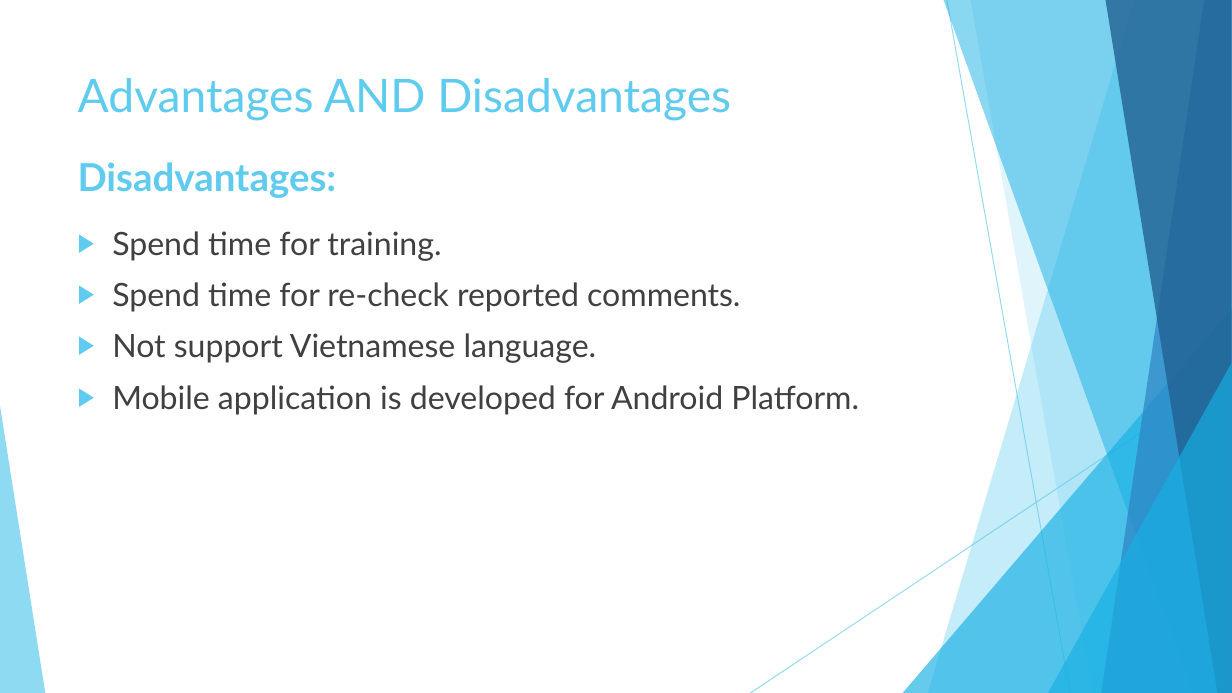
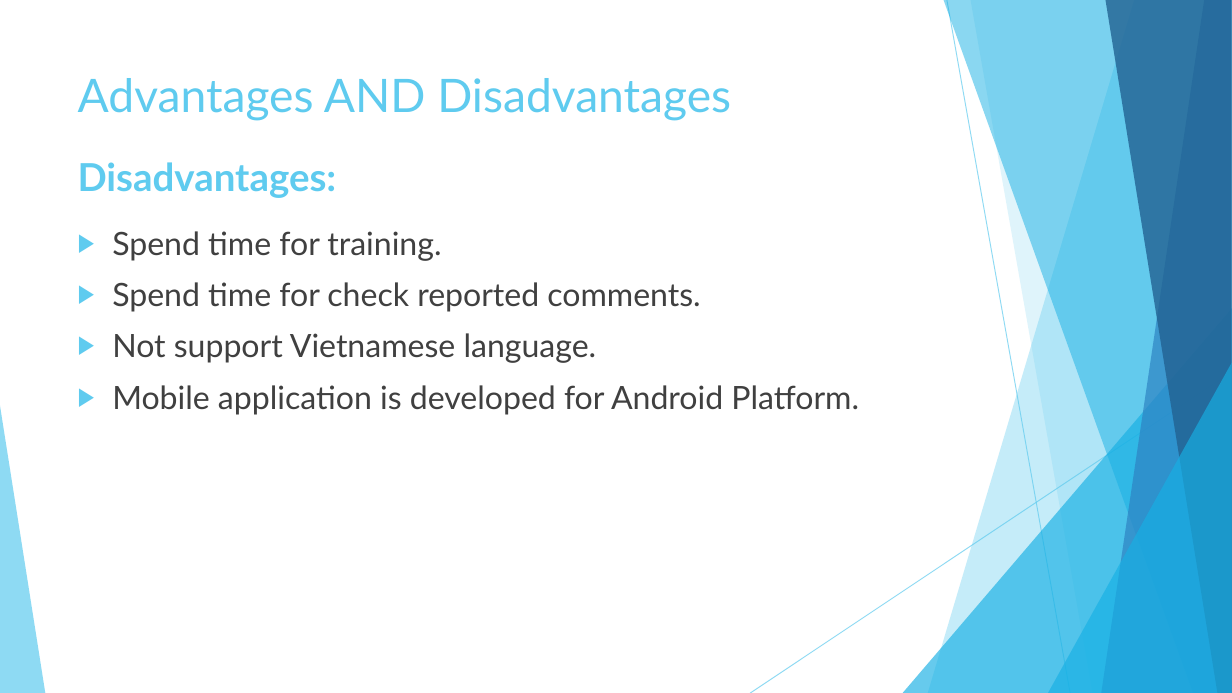
Before and after one commit to minhchau273/LaptopReview, a slide deck: slide 37 of Reports/LRA.pptx. Drawn at 1232x693 pixels with LibreOffice and Linux fonts; fonts in the diff are those of the drawing. Boxes give left, top, right and bottom in pixels: in the first picture for what was removed or moved away, otherwise in the second. Text is boxed around its words. In the diff, an @@ line names an element or a change of style, - is before the commit and + after.

```diff
--- a/Reports/LRA.pptx
+++ b/Reports/LRA.pptx
@@ text at <box>112,282,700,312</box>: text changed @@
-▶ Spend time for re-check reported comments.
+▶ Spend time for check reported comments.
```
Also in this commit, not shown: 1 other slide changed.
